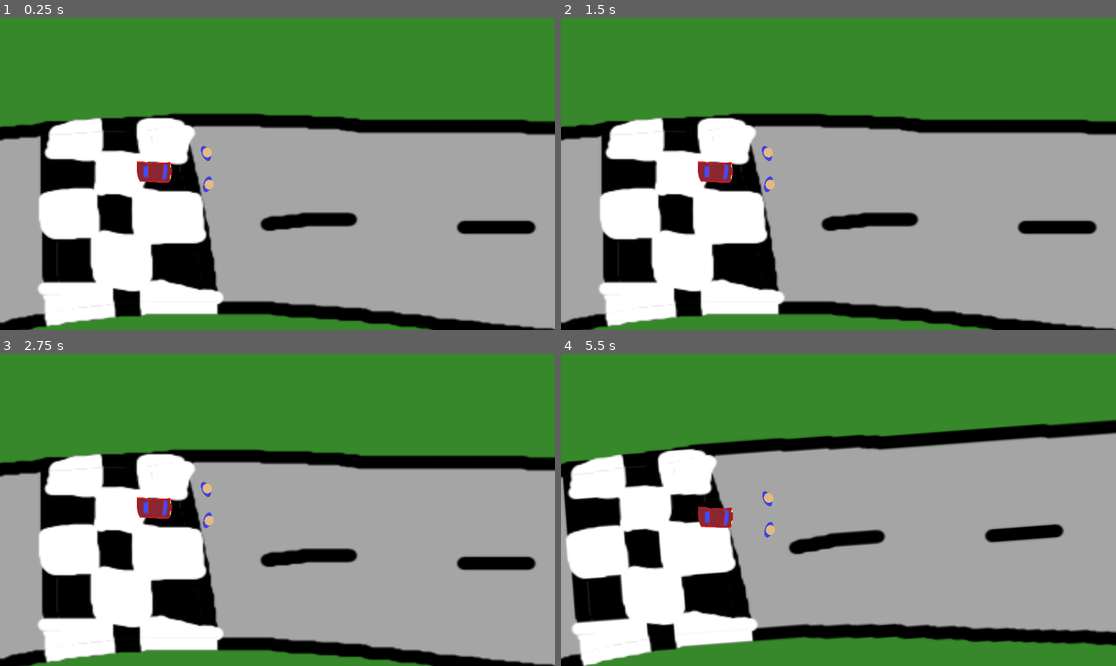
Above: before the commit, frames 1-4 (two rows, left to right).
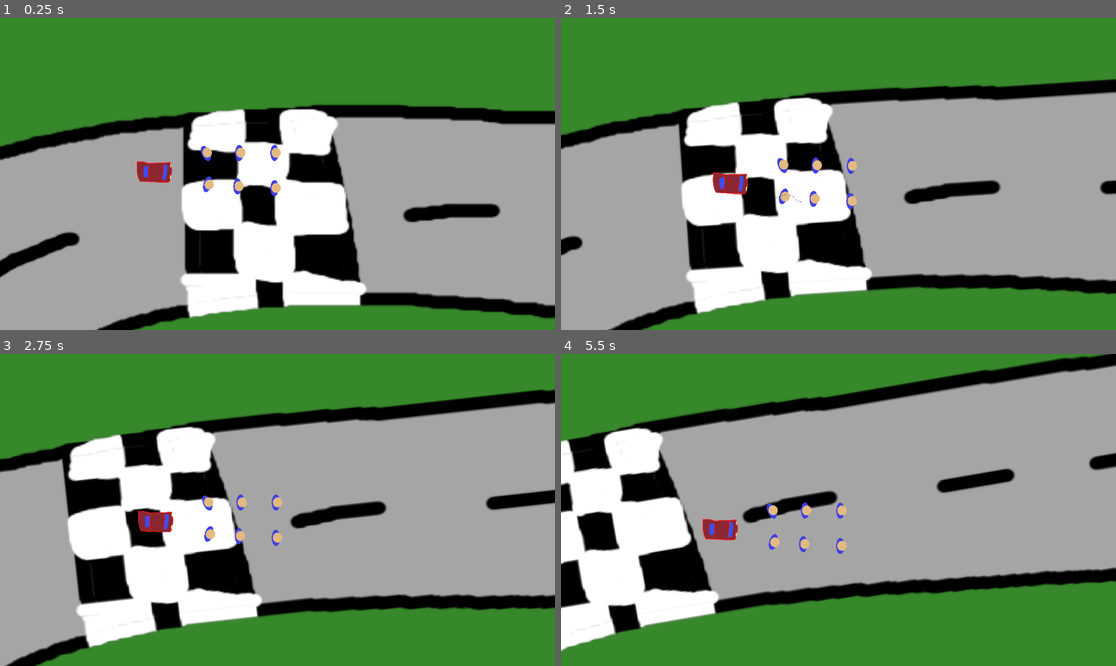
Above: after the commit, the same moments.

Repository: pazhersh/CarPull
Game: Godot game, scene res://scenes/main.tscn
The game is run twice, just before and just after one commit, with the same random seed, the same clock (stepped at 60 frames per second) and the same inputs.
Inputs:
- Up to frame 1 (0.25 s): no input
- Up to frame 2 (1.5 s): tap Enter at 0.5 s; hold D (right, bound only before the commit) 0.53-1.28 s; hold S (down, bound only before the commit) from 1.28 s (still down)
- Up to frame 3 (2.75 s): release S (down, bound only before the commit) at 2.03 s; hold D (right, bound only before the commit) from 2.03 s (still down)
- Up to frame 4 (5.5 s): release D (right, bound only before the commit) at 2.78 s; hold W (up, bound only before the commit) 2.78-3.53 s; hold A (left, bound only before the commit) 3.53-5.03 s; tap Space at 5 s; hold S (down, bound only before the commit) from 5.03 s (still down)

The runs differ from the first frame. In frame 1, 44% of the frame differs, in the area x 0-100%, y 27-100%; in frame 2, 44%; in frame 3, 46%; in frame 4, 48%, in the area x 0-100%, y 0-100%.

Commit message:
some more organization

Diff:
--- a/project.godot
+++ b/project.godot
@@ -34,41 +34,17 @@
 }
 S={
 "deadzone": 0.5,
-"events": []
-}
-"Row 1 Person 1"={
-"deadzone": 0.5,
-"events": [Object(InputEventKey,"resource_local_to_scene":false,"resource_name":"","device":0,"window_id":0,"alt_pressed":false,"shift_pressed":false,"ctrl_pressed":false,"meta_pressed":false,"pressed":false,"keycode":0,"physical_keycode":81,"key_label":0,"unicode":0,"echo":false,"script":null)
-]
-}
-"Row 2 Person 1"={
-"deadzone": 0.5,
-"events": [Object(InputEventKey,"resource_local_to_scene":false,"resource_name":"","device":-1,"window_id":0,"alt_pressed":false,"shift_pressed":false,"ctrl_pressed":false,"meta_pressed":false,"pressed":false,"keycode":0,"physical_keycode":65,"key_label":0,"unicode":97,"echo":false,"script":null)
-]
-}
-up={
-"deadzone": 0.5,
-"events": [Object(InputEventKey,"resource_local_to_scene":false,"resource_name":"","device":-1,"window_id":0,"alt_pressed":false,"shift_pressed":false,"ctrl_pressed":false,"meta_pressed":false,"pressed":false,"keycode":0,"physical_keycode":87,"key_label":0,"unicode":119,"echo":false,"script":null)
-]
-}
-down={
-"deadzone": 0.5,
 "events": [Object(InputEventKey,"resource_local_to_scene":false,"resource_name":"","device":-1,"window_id":0,"alt_pressed":false,"shift_pressed":false,"ctrl_pressed":false,"meta_pressed":false,"pressed":false,"keycode":0,"physical_keycode":83,"key_label":0,"unicode":115,"echo":false,"script":null)
 ]
 }
-left={
+E={
 "deadzone": 0.5,
-"events": [Object(InputEventKey,"resource_local_to_scene":false,"resource_name":"","device":-1,"window_id":0,"alt_pressed":false,"shift_pressed":false,"ctrl_pressed":false,"meta_pressed":false,"pressed":false,"keycode":0,"physical_keycode":65,"key_label":0,"unicode":97,"echo":false,"script":null)
+"events": [Object(InputEventKey,"resource_local_to_scene":false,"resource_name":"","device":-1,"window_id":0,"alt_pressed":false,"shift_pressed":false,"ctrl_pressed":false,"meta_pressed":false,"pressed":false,"keycode":0,"physical_keycode":69,"key_label":0,"unicode":101,"echo":false,"script":null)
 ]
 }
-right={
+D={
 "deadzone": 0.5,
 "events": [Object(InputEventKey,"resource_local_to_scene":false,"resource_name":"","device":-1,"window_id":0,"alt_pressed":false,"shift_pressed":false,"ctrl_pressed":false,"meta_pressed":false,"pressed":false,"keycode":0,"physical_keycode":68,"key_label":0,"unicode":100,"echo":false,"script":null)
-]
-}
-<<<<<<<HEADup={
-"deadzone": 0.5,
-"events": [Object(InputEventKey,"resource_local_to_scene":false,"resource_name":"","device":-1,"window_id":0,"alt_pressed":false,"shift_pressed":false,"ctrl_pressed":false,"meta_pressed":false,"pressed":false,"keycode":0,"physical_keycode":87,"key_label":0,"unicode":119,"echo":false,"script":null)
 ]
 }
 
--- a/scenes/main.tscn
+++ b/scenes/main.tscn
@@ -1,12 +1,7 @@
-[gd_scene load_steps=6 format=3 uid="uid://t7us3pgenqs8"]
+[gd_scene load_steps=3 format=3 uid="uid://t7us3pgenqs8"]
 
 [ext_resource type="Texture2D" uid="uid://bewearmejwxm" path="res://assets/basic-track-3.png" id="1_k0xkd"]
-[ext_resource type="Texture2D" uid="uid://bo252o0ir8t6u" path="res://assets/car 1.png" id="3_c17p3"]
-[ext_resource type="Script" path="res://scripts/car.gd" id="3_yovku"]
-[ext_resource type="PackedScene" uid="uid://fqqvenao4w0u" path="res://utility/person.tscn" id="4_tqpeo"]
-
-[sub_resource type="RectangleShape2D" id="RectangleShape2D_rxctr"]
-size = Vector2(20, 21.7163)
+[ext_resource type="PackedScene" uid="uid://0ubt6f1432ul" path="res://utility/car.tscn" id="2_cj3ba"]
 
 [node name="World" type="Node2D"]
 
@@ -28,11 +23,10 @@
 [node name="BottomOuter" type="CollisionPolygon2D" parent="TrackEdges" groups=["obstacles"]]
 polygon = PackedVector2Array(59, 254, -55, 251, -299, 236, -408, 222, -471, 209, -557, 180, -588, 145, -604, 113, -765, 118, -761, 424, -361.006, 431.311, -35.5726, 437.258, 402.255, 445.261, 771, 452, 780.678, 216.273, 785, 111, 676, 98, 669, 153, 658, 187, 625, 229, 582, 244, 503, 253, 347, 261)
 
-[node name="car" type="CharacterBody2D" parent="."]
-position = Vector2(-173, -279)
-script = ExtResource("3_yovku")
+[node name="car" parent="." instance=ExtResource("2_cj3ba")]
+position = Vector2(-254, -274)
 
-[node name="Camera2D" type="Camera2D" parent="car"]
+[node name="Camera2D2" type="Camera2D" parent="car"]
 position = Vector2(-14, 1)
 offset = Vector2(70, 0)
 ignore_rotation = false
@@ -41,22 +35,3 @@
 position_smoothing_speed = 6.0
 rotation_smoothing_enabled = true
 rotation_smoothing_speed = 6.0
-
-[node name="CarSprite" type="Sprite2D" parent="car"]
-position = Vector2(-14, 0)
-scale = Vector2(0.0299353, 0.0445433)
-texture = ExtResource("3_c17p3")
-
-[node name="CarCollision" type="CollisionShape2D" parent="car"]
-position = Vector2(-14, 0)
-scale = Vector2(1.00877, 0.597459)
-shape = SubResource("RectangleShape2D_rxctr")
-
-[node name="person" parent="car" instance=ExtResource("4_tqpeo")]
-position = Vector2(16, -11)
-rotation = -0.42586
-
-[node name="person2" parent="car" instance=ExtResource("4_tqpeo")]
-position = Vector2(17, 7)
-rotation = 0.284489
-metadata/Input = "A"
--- /dev/null
+++ b/utility/car.tscn
@@ -0,0 +1,47 @@
+[gd_scene load_steps=5 format=3 uid="uid://0ubt6f1432ul"]
+
+[ext_resource type="Script" path="res://scripts/car.gd" id="1_q3yv1"]
+[ext_resource type="Texture2D" uid="uid://bo252o0ir8t6u" path="res://assets/car 1.png" id="2_u74su"]
+[ext_resource type="PackedScene" uid="uid://fqqvenao4w0u" path="res://utility/person.tscn" id="3_nl0ox"]
+
+[sub_resource type="RectangleShape2D" id="RectangleShape2D_rxctr"]
+size = Vector2(20, 21.7163)
+
+[node name="car" type="CharacterBody2D"]
+floor_stop_on_slope = false
+script = ExtResource("1_q3yv1")
+
+[node name="CarSprite" type="Sprite2D" parent="."]
+position = Vector2(-14, 0)
+scale = Vector2(0.0299353, 0.0445433)
+texture = ExtResource("2_u74su")
+
+[node name="CarCollision" type="CollisionShape2D" parent="."]
+position = Vector2(-14, 0)
+scale = Vector2(1.00877, 0.597459)
+shape = SubResource("RectangleShape2D_rxctr")
+
+[node name="person" parent="." instance=ExtResource("3_nl0ox")]
+position = Vector2(16, -11)
+rotation = -0.42586
+
+[node name="person2" parent="." instance=ExtResource("3_nl0ox")]
+position = Vector2(17, 7)
+rotation = 0.284489
+metadata/Input = "A"
+
+[node name="person3" parent="." instance=ExtResource("3_nl0ox")]
+position = Vector2(34, 8)
+metadata/Input = "S"
+
+[node name="person4" parent="." instance=ExtResource("3_nl0ox")]
+position = Vector2(35, -11)
+metadata/Input = "W"
+
+[node name="person5" parent="." instance=ExtResource("3_nl0ox")]
+position = Vector2(55, -11)
+metadata/Input = "E"
+
+[node name="person6" parent="." instance=ExtResource("3_nl0ox")]
+position = Vector2(55, 9)
+metadata/Input = "D"
